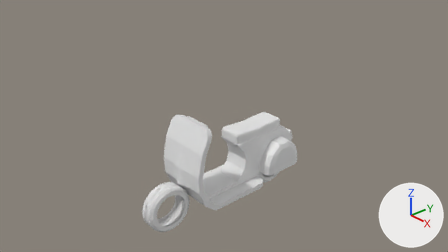
Before and after pictures for a commit that changed the Blender file introduction/blend/012_015.blend.
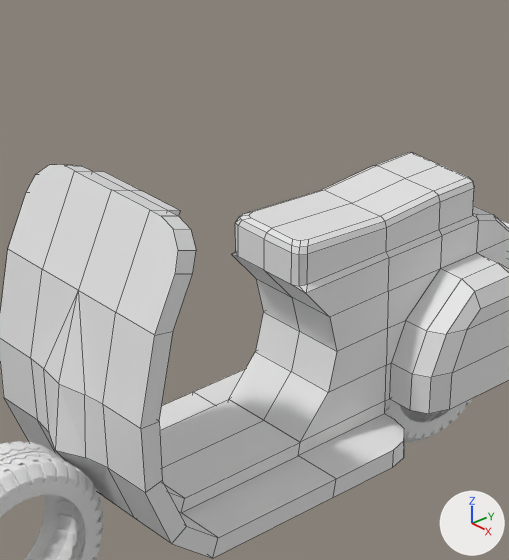
There are two pictures of each version: one from the file's camera 'Camera', one close up on the part from 37% to 64% of the width and 30% to 84% of the height. Lighting does not change. The marker at lower right points along +X, +Y and +Z. The close-ups show mesh edges as thin lines.

Names of what the first close-up shows: 'ボディ', '前輪', '後輪'.
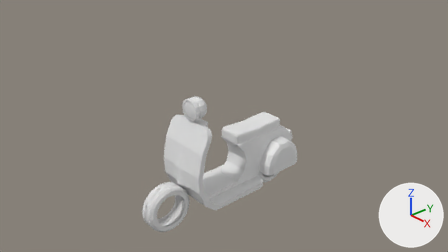
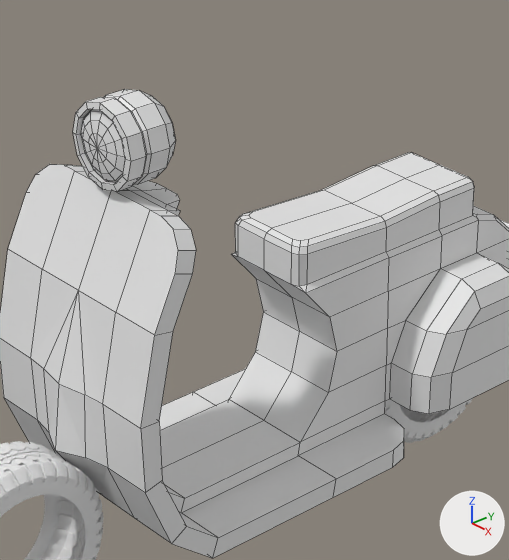
Location of each change, [x1, y1, x2, y2] in pixels of the close-ups (509 x 560 px; the box of a moved part takes in the faces that stretch with it):
'球', added: after [73, 89, 176, 192]
part 1 of me_立方体, moved or reshaped: before [93, 171, 336, 558]; after [126, 181, 336, 558]

Edits to the bpy script that builds the scene:
```text
Change me_立方体:
    used by ob_ボディ; location = (0.0, 0.0, 0.0)
    remove me_立方体.from_pydata(...)  # 183 vertices, 148 faces; spans x 0.0..0.63, y -1.33..2.05, z -1.0..1.0
    add me_立方体.from_pydata(...)  # 187 vertices, 152 faces; spans x 0.0..0.63, y -1.33..2.05, z -1.0..1.0
    me_立方体 part 1
    9 vertices are removed from x 0.0..0.63, y -1.03..0.15, z -1.0..0.46
    17 faces are deleted
    14 vertices are added at x 0.0..0.24, y -1.03..-0.55, z -0.34..0.93
    21 new faces join them
Add me_球:
    me_球.from_pydata(...)  # 146 vertices, 156 faces; spans x -0.24..0.24, y -0.122..0.314, z -0.24..0.24
Add ob_球:
    ob_球 = bpy.data.objects.new('球', me_球)
    ob_球.location = (0.0, -0.863, 1.256)
```
